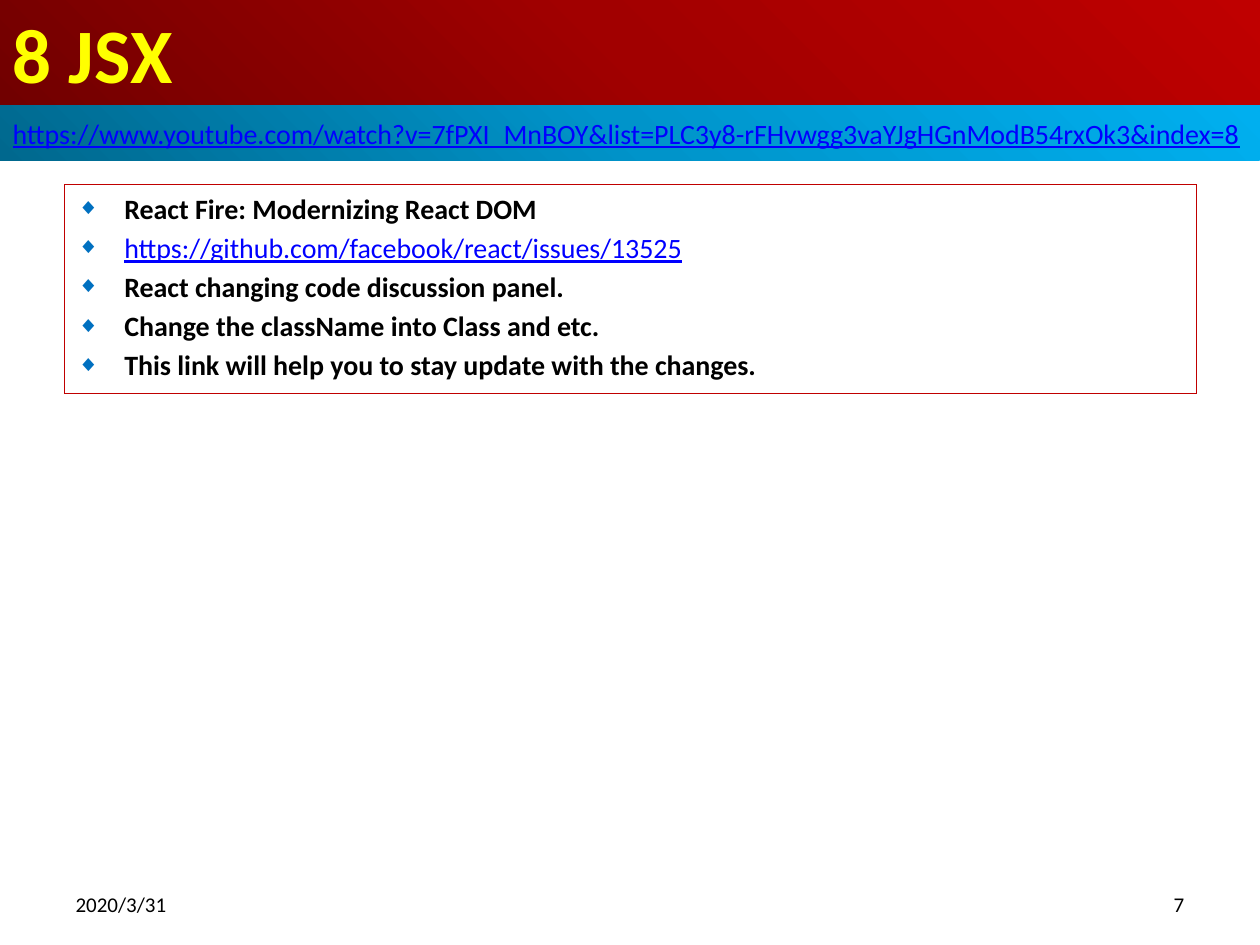
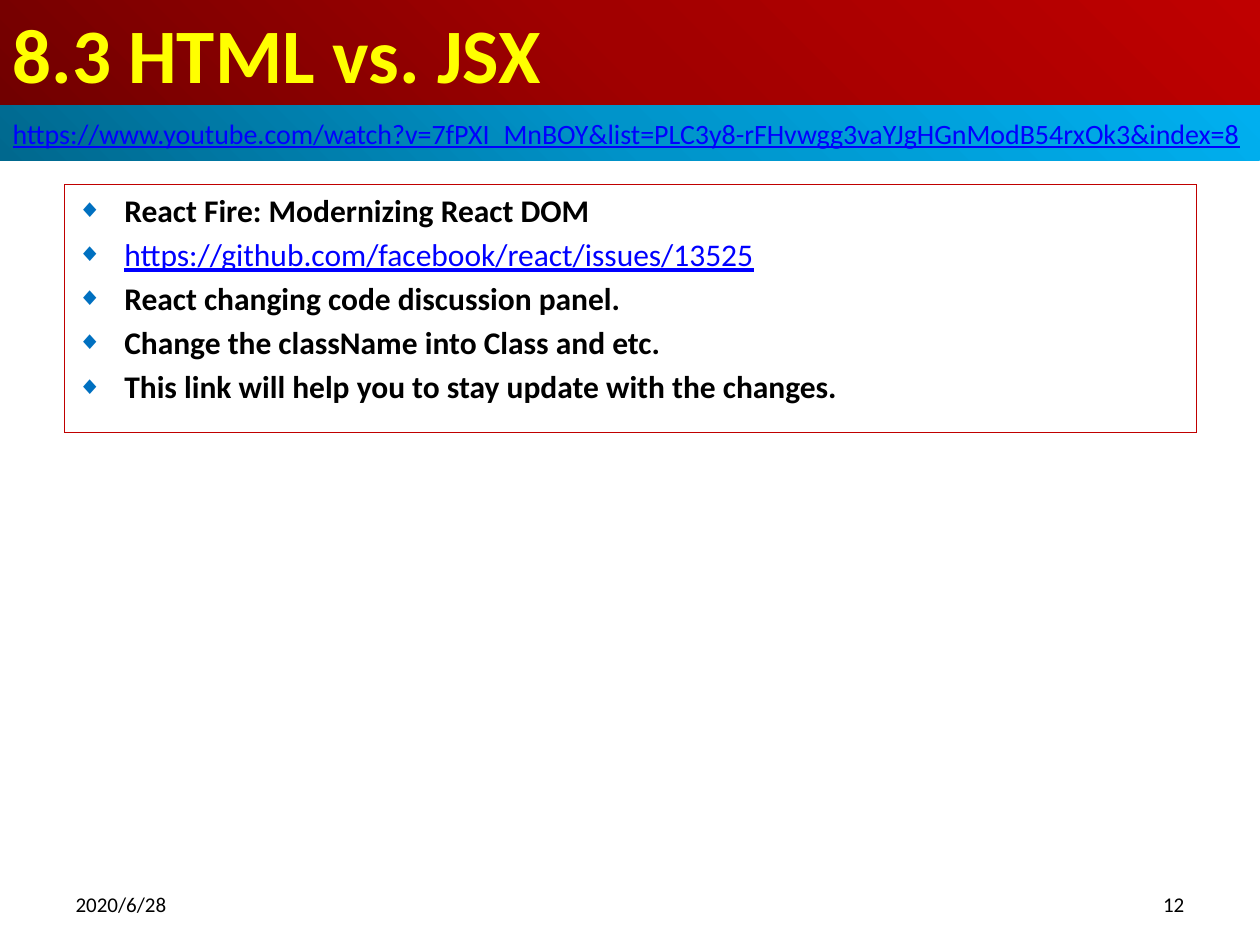
Before and after one commit to peterhchen/800-React-Hook, a slide deck: slide 12 of 08_JSX.pptx (slide 7 before the commit). Drawn at 1260x945 pixels with LibreOffice and Linux fonts; fonts in the diff are those of the drawing. Boxes give left, top, right and bottom in pixels: in the first picture for what was removed or moved away, otherwise in the second. Text is boxed around its words. In the diff, an @@ line names an element or a change of style, - is before the commit and + after.

Commit message:
HTML vs. JSX
HTML -> JSX:
class -> className
for -> htmlFor
onclick -> onClick
tableindex -> tableIndex

```diff
--- a/08_JSX.pptx
+++ b/08_JSX.pptx
@@ title at [13, 30, 541, 84]: text changed @@
-8 JSX
+8.3 HTML vs. JSX
@@ subtitle "React Fire: Modernizing React DOM": place and size @@
-subtitle "React Fire: Modernizing React DOM" at [64, 185, 1197, 393]
+subtitle "React Fire: Modernizing React DOM" at [64, 185, 1197, 433]
@@ subtitle "React Fire: Modernizing React DOM" at [64, 185, 1197, 433]: size 16 to 18 pt @@
@@ text at [76, 897, 167, 913]: text changed @@
-2020/3/31
+2020/6/28
@@ page number at [1163, 898, 1184, 912]: text changed @@
-7
+12
```
Also in this commit, not shown: 7 other slides changed, 9 slides added.
